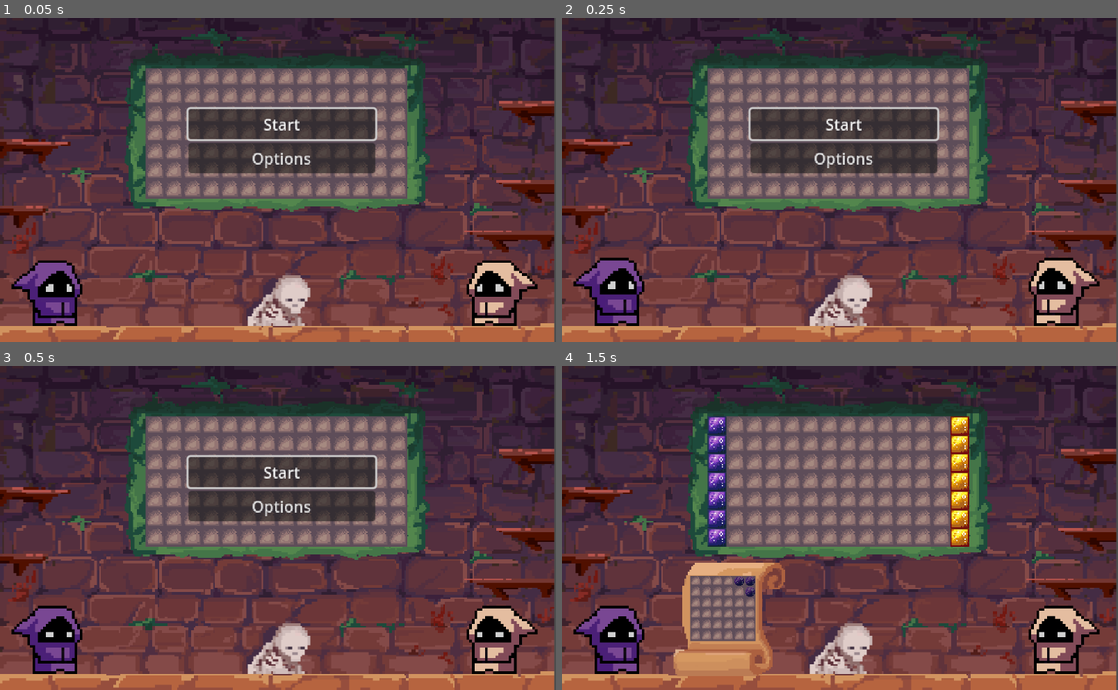
Above: before the commit, frames 1-4 (two rows, left to right).
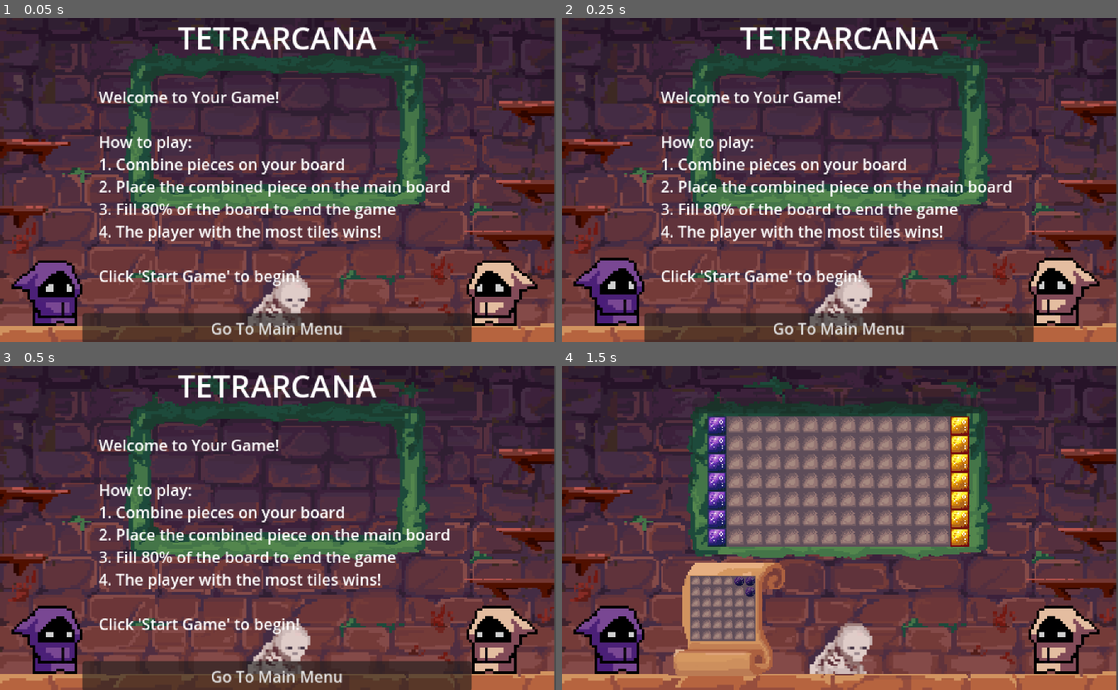
Above: after the commit, the same moments.

Repository: Coffin-Likker/tetrarcana
Game: Godot game, scene res://scenes/main.tscn
Same seed, same stepped clock (60 frames per second), same inputs: the game is played once before the commit and once after it.
Inputs (mouse positions are in pixels of both pictures, inside the frame that each line leads up to):
- Up to frame 1 (0.05 s): no input
- Up to frame 2 (0.25 s): no input
- Up to frame 3 (0.5 s): no input
- Up to frame 4 (1.5 s): click (840, 677) at 0.5 s, where only the run after the commit has a clickable "Go To Main Menu"; click "Start" at 1.25 s

The runs differ from the first frame. In frame 1, 26% of the frame differs, in the area x 14-85%, y 2-100%; in frame 2, 26%; in frame 3, 26%; in frame 4, nothing differs.

Commit message:
adds splash screen

Diff:
--- /dev/null
+++ b/scenes/SplashScreen.tscn
@@ -0,0 +1,53 @@
+[gd_scene load_steps=2 format=3 uid="uid://bejmuskp8qi1j"]
+
+[ext_resource type="Script" path="res://scripts/SplashScreen.gd" id="1_0qkp8"]
+
+[node name="SplashScreen" type="Control"]
+layout_mode = 3
+anchors_preset = 15
+anchor_right = 1.0
+anchor_bottom = 1.0
+grow_horizontal = 2
+grow_vertical = 2
+script = ExtResource("1_0qkp8")
+
+[node name="ColorRect" type="ColorRect" parent="."]
+layout_mode = 1
+anchors_preset = 15
+anchor_right = 1.0
+anchor_bottom = 1.0
+grow_horizontal = 2
+grow_vertical = 2
+color = Color(0.133333, 0.133333, 0.133333, 1)
+
+[node name="VBoxContainer" type="VBoxContainer" parent="."]
+layout_mode = 1
+anchors_preset = 8
+anchor_left = 0.5
+anchor_top = 0.5
+anchor_right = 0.5
+anchor_bottom = 0.5
+offset_left = -200.0
+offset_top = -150.0
+offset_right = 200.0
+offset_bottom = 150.0
+grow_horizontal = 2
+grow_vertical = 2
+
+[node name="Title" type="Label" parent="VBoxContainer"]
+layout_mode = 2
+theme_override_font_sizes/font_size = 32
+text = "TETRARCANA"
+horizontal_alignment = 1
+
+[node name="TutorialText" type="RichTextLabel" parent="VBoxContainer"]
+layout_mode = 2
+size_flags_vertical = 3
+text = "Your tutorial text goes here. Explain how to play the game."
+fit_content = true
+
+[node name="MainMenuButton" type="Button" parent="VBoxContainer"]
+layout_mode = 2
+text = "Go To Main Menu"
+
+[connection signal="pressed" from="VBoxContainer/MainMenuButton" to="." method="_on_main_menu_button_pressed"]
--- a/scenes/main.tscn
+++ b/scenes/main.tscn
@@ -1,6 +1,7 @@
-[gd_scene load_steps=19 format=3 uid="uid://cuqf4g5w6qaee"]
+[gd_scene load_steps=21 format=3 uid="uid://cuqf4g5w6qaee"]
 
 [ext_resource type="Texture2D" uid="uid://b53hxhtmdyc4e" path="res://assets/background/gamebackgroundnotimer_final.png" id="1_ipjdu"]
+[ext_resource type="Script" path="res://scripts/main.gd" id="1_m4hak"]
 [ext_resource type="PackedScene" uid="uid://c6x3w78dh2e2n" path="res://scenes/game_manager.tscn" id="1_nw6i7"]
 [ext_resource type="Texture2D" uid="uid://ceovmdofy75v6" path="res://assets/background/gamemossframe_final.png" id="2_ppq26"]
 [ext_resource type="PackedScene" uid="uid://bqwy0lc55ksab" path="res://scenes/menu-scenes/MenuManager.tscn" id="3_5h8my"]
@@ -18,8 +19,10 @@
 [ext_resource type="AudioStream" uid="uid://dc8c45vhdd05x" path="res://assets/sfx/pieces/ShadowPlacing.wav" id="14_al88k"]
 [ext_resource type="PackedScene" uid="uid://dlse6r7aq1lot" path="res://scenes/characters/light_character.tscn" id="15_haxvt"]
 [ext_resource type="PackedScene" uid="uid://bnbcv3jlm2pxd" path="res://scenes/characters/shadow_character.tscn" id="16_bky40"]
+[ext_resource type="PackedScene" uid="uid://bejmuskp8qi1j" path="res://scenes/SplashScreen.tscn" id="20_mj83k"]
 
 [node name="Main" type="Node2D"]
+script = ExtResource("1_m4hak")
 
 [node name="Background" type="Node2D" parent="."]
 
@@ -36,6 +39,20 @@
 scale = Vector2(1, 0.97)
 texture = ExtResource("2_ppq26")
 
+[node name="LightCharacter" parent="." instance=ExtResource("15_haxvt")]
+position = Vector2(515, 282)
+scale = Vector2(2.7, 2.7)
+
+[node name="ShadowCharacter" parent="." instance=ExtResource("16_bky40")]
+position = Vector2(50, 278)
+scale = Vector2(2.7, 2.7)
+
+[node name="SplashScreen" parent="." instance=ExtResource("20_mj83k")]
+offset_left = 285.0
+offset_top = 166.0
+offset_right = 285.0
+offset_bottom = 166.0
+
 [node name="GameManager" parent="." instance=ExtResource("1_nw6i7")]
 position = Vector2(-1, 0)
 
@@ -182,18 +199,11 @@
 stream = ExtResource("13_nvkww")
 volume_db = -10.0
 
-[node name="LightCharacter" parent="." instance=ExtResource("15_haxvt")]
-position = Vector2(515, 282)
-scale = Vector2(2.7, 2.7)
-
-[node name="ShadowCharacter" parent="." instance=ExtResource("16_bky40")]
-position = Vector2(50, 278)
-scale = Vector2(2.7, 2.7)
-
 [node name="Camera2D" type="Camera2D" parent="."]
 position = Vector2(286, 167)
 zoom = Vector2(4.2, 4.2)
 
+[editable path="SplashScreen"]
 [editable path="GameManager"]
 [editable path="GameManager/CombinationBoardP1"]
 [editable path="GameManager/CombinationBoardP2"]
--- /dev/null
+++ b/scripts/SplashScreen.gd
@@ -0,0 +1,21 @@
+extends Control
+
+signal go_main_menu
+
+func _ready():
+	$VBoxContainer/TutorialText.text = """
+	Welcome to Your Game!
+
+	How to play:
+	1. Combine pieces on your board
+	2. Place the combined piece on the main board
+	3. Fill 80% of the board to end the game
+	4. The player with the most tiles wins!
+
+	Click 'Start Game' to begin!
+	"""
+
+func _on_main_menu_button_pressed():
+	AudioServer.set_bus_mute(AudioServer.get_bus_index("Master"), false)
+	emit_signal("go_main_menu")
+	hide()
--- a/scripts/game_manager.gd
+++ b/scripts/game_manager.gd
@@ -17,6 +17,7 @@
 @onready var combination_board_p2 : Control= $CombinationBoardP2
 @onready var game_manager = $"."
 @onready var menu_manager_node = $"../MenuManager"
+@onready var splash_screen = $"../SplashScreen"
 @onready var progress_bar: ProgressBar = $ProgressBar
 
 var total_tiles: int
@@ -24,6 +25,7 @@
 
 func _ready():
 	tile_map.connect("piece_placed", Callable(self, "_on_piece_placed"))
+	splash_screen.connect("go_main_menu", Callable(self, "go_main_menu"))
 	menu_manager_node.connect("go_main_menu", Callable(self, "go_main_menu"))
 	menu_manager_node.connect("game_started", Callable(self, "game_started"))
 	combination_board_p1.connect("combination_complete", Callable(self, "on_combination_complete"))
--- /dev/null
+++ b/scripts/main.gd
@@ -0,0 +1,29 @@
+extends Node2D
+
+@onready var game_manager = $GameManager
+@onready var menu_manager = $MenuManager
+@onready var splash_screen = $SplashScreen
+
+func _ready():
+	# Mute audio initially
+	AudioServer.set_bus_mute(AudioServer.get_bus_index("Master"), true)
+
+	# Show splash screen
+	splash_screen.show()
+
+	# Hide game elements
+	game_manager.hide()
+	menu_manager.hide()
+	splash_screen.connect("go_main_menu", Callable(self, "_on_splash_screen_go_main_menu"))
+
+
+func _on_splash_screen_go_main_menu():
+	# Hide splash screen
+	splash_screen.hide()
+
+	# Show game elements
+	game_manager.show()
+	menu_manager.show()
+
+	# Start the game
+	menu_manager.show_main_menu()
--- a/scripts/menu-scripts/MenuManager.gd
+++ b/scripts/menu-scripts/MenuManager.gd
@@ -4,6 +4,7 @@
 signal game_started
 signal go_main_menu
 
+@onready var splash_screen = $"../SplashScreen"
 @onready var main_menu: Control = $MainMenu
 @onready var options_menu: Control = $OptionsMenu
 @onready var game_over_menu: Control = $GameOverMenu
@@ -26,6 +27,7 @@
 
 func _ready():
 	# Hide all menus initially.
+	splash_screen.connect("go_main_menu", Callable(self, "show_main_menu"))
 	main_menu.hide()
 	options_menu.hide()
 	game_over_menu.hide()
@@ -36,6 +38,8 @@
 	setup_looping_navigation($OptionsMenu/OptionsVBox)
 	setup_looping_navigation($GameOverMenu/VBoxContainer)
 
+func show_main_menu():
+	change_menu(main_menu)
 
 func change_menu(menu: Control):
 	if current_menu:
